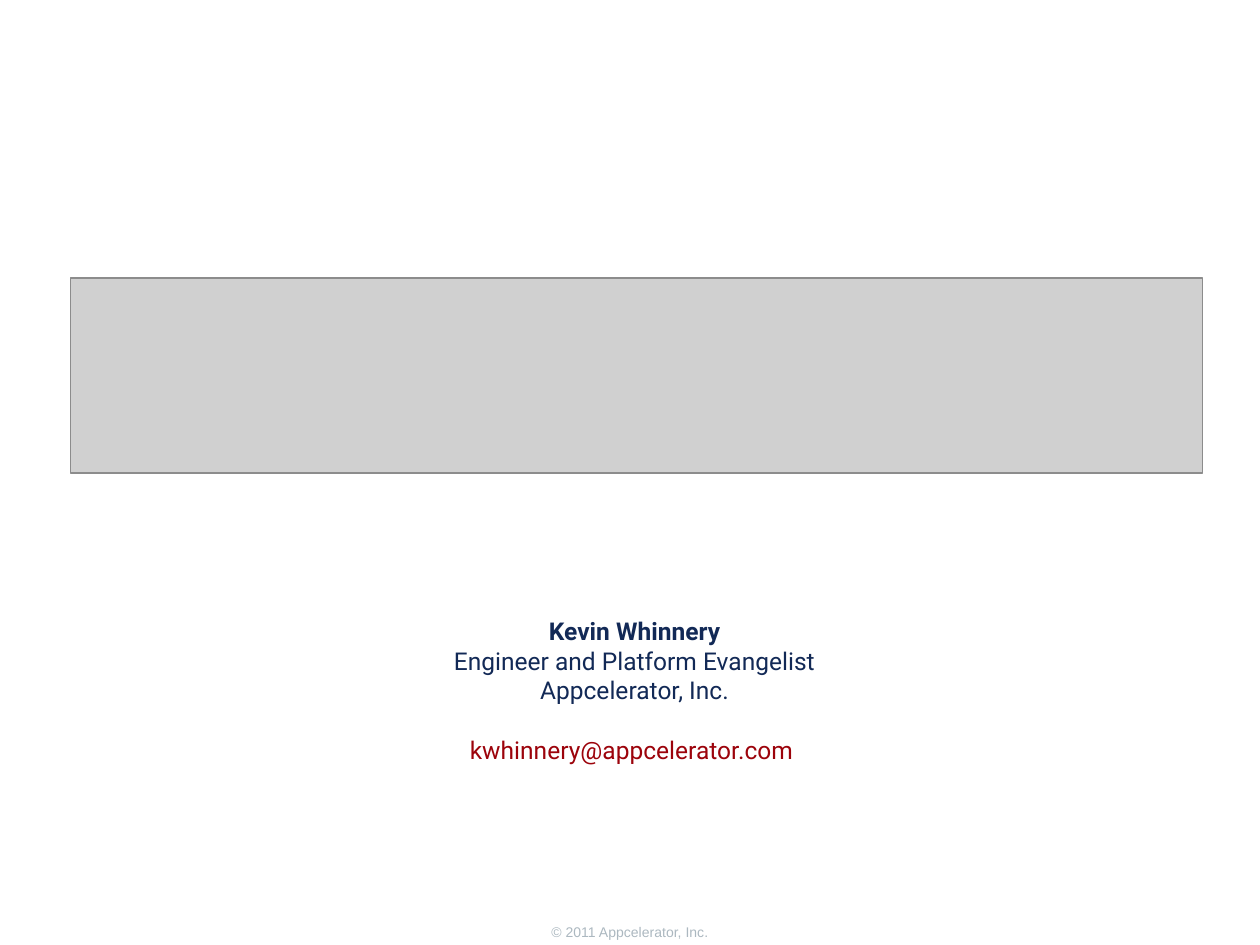
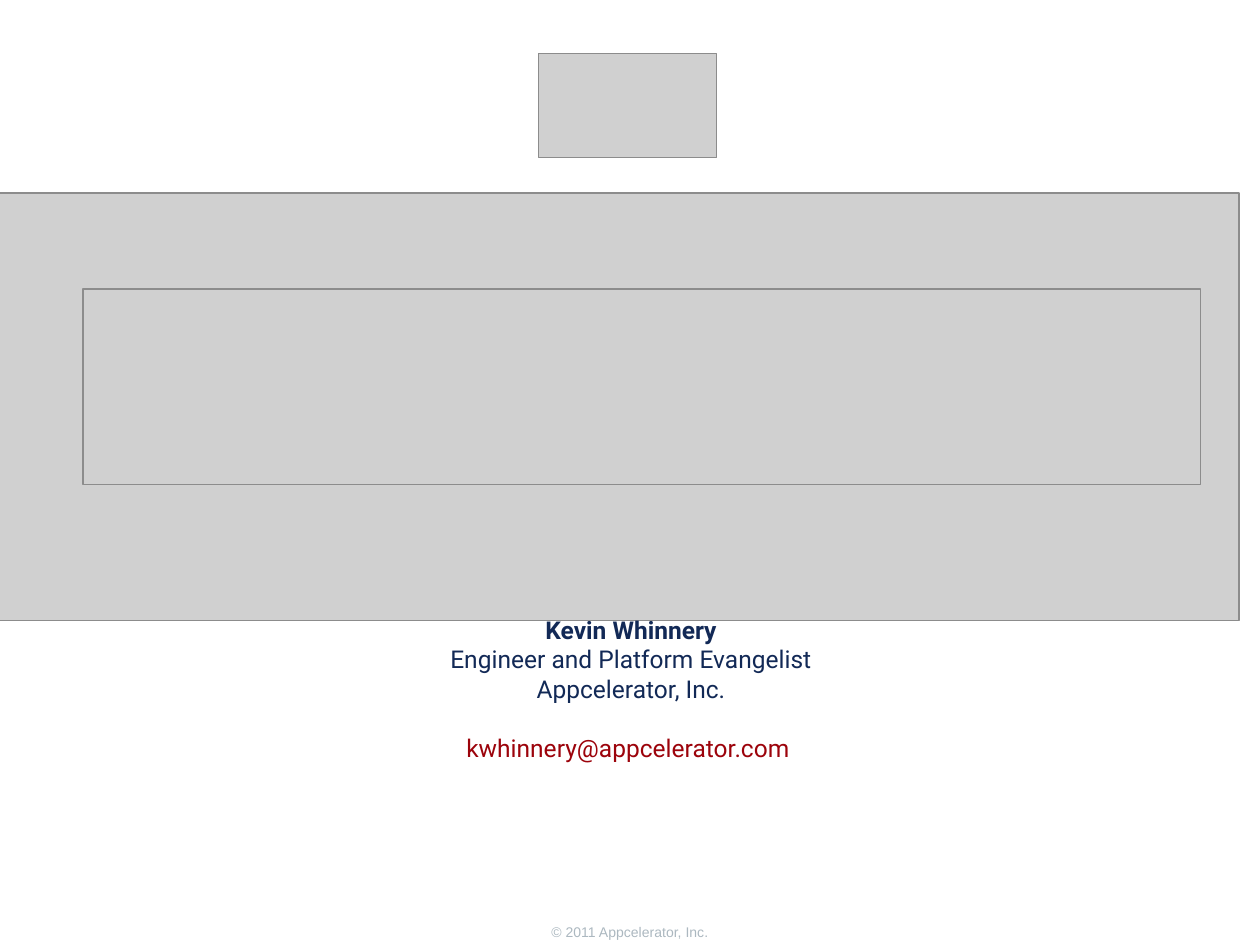
Before and after one commit to appcelerator-training-archive/tcad_certification, a slide deck: slide 1 of 260/260.ppt. Drawn at 1260x945 pixels with LibreOffice and Linux fonts; fonts in the diff are those of the drawing; grey boxes stand for pictures; background and template pictures are left out. Boxes give left, top, right and bottom in pixels: in the first picture for what was removed or moved away, otherwise in the second. Text is boxed around its words. In the diff, an @@ line names an element or a change of style, - is before the commit and + after.

```diff
--- a/260/260.ppt
+++ b/260/260.ppt
@@ picture added at box(539, 54, 717, 159) @@
@@ picture added at box(0, 193, 1239, 620) @@
@@ picture: place and size @@
-picture at box(71, 278, 1203, 474)
+picture at box(83, 289, 1201, 484)
@@ text "Kevin Whinnery": place and size @@
-text "Kevin Whinnery" at box(454, 621, 815, 764)
+text "Kevin Whinnery" at box(450, 617, 812, 763)
```
Also in this commit, not shown: 5 other slides changed, 9 slides added, 13 slides removed, 16 other files.
